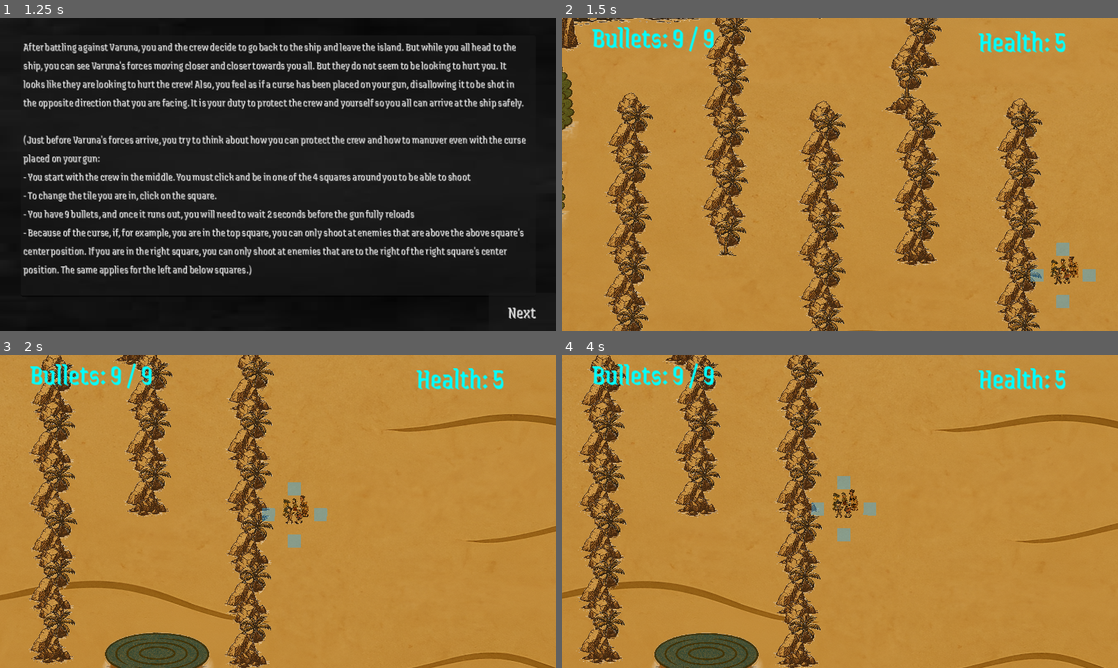
Above: before the commit, frames 1-4 (two rows, left to right).
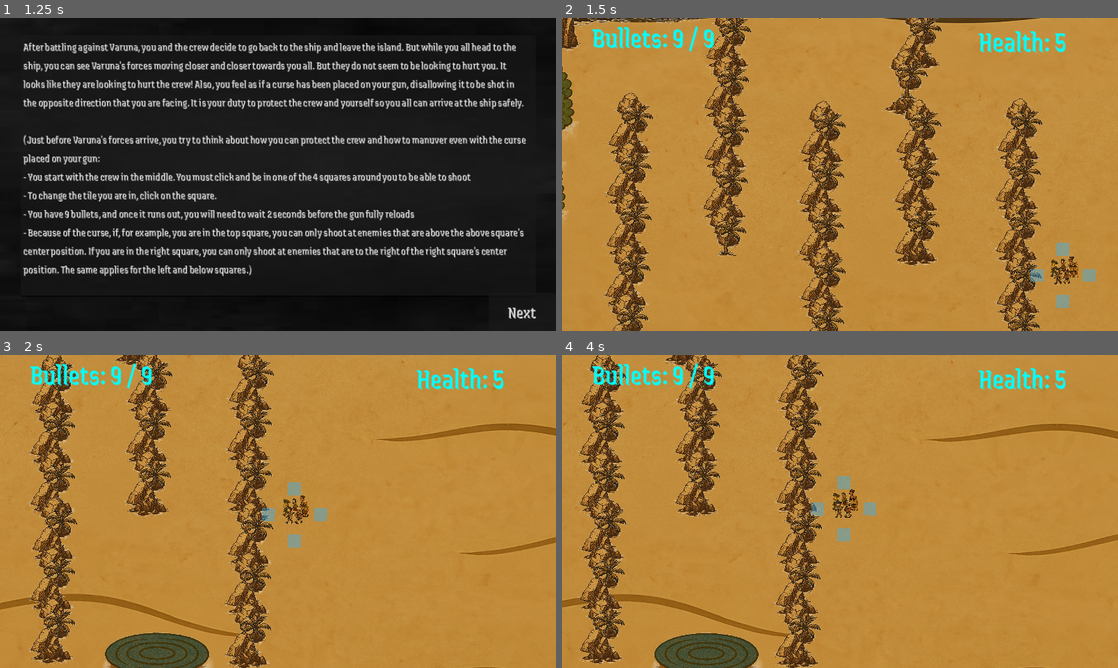
Above: after the commit, the same moments.

Repository: knandakumar25/PointAndClickRPGGame
Game: Godot game, scene res://main_menu.tscn
The game is run twice, just before and just after one commit, with the same random seed, the same clock (stepped at 60 frames per second) and the same inputs.
Inputs (mouse positions are in pixels of both pictures, inside the frame that each line leads up to):
- Up to frame 1 (1.25 s): click "Start" at 0.5 s
- Up to frame 2 (1.5 s): click "Next" at 1.25 s
- Up to frame 3 (2 s): no input
- Up to frame 4 (4 s): tap Enter (ui_accept) at 2, 2.27, 3.02 s; move the mouse to (856, 489) at 2.02 s; hold D (move_right) 2.03-2.78 s; click (856, 489) at 2.1 s; move the mouse to (890, 558) at 2.77 s; hold S (move_down) 2.78-3.53 s; click (890, 558) at 2.85 s; move the mouse to (862, 530) at 3.52 s; hold D (move_right) from 3.53 s (still down); click (862, 530) at 3.6 s

Frame 1 is identical in both runs. In frame 2, 0.4% of the frame differs, in the area x 4-86%, y 0-100%; in frame 3, 3.5%; in frame 4, 3.6%, in the area x 0-100%, y 2-100%.

Commit message:
submission version fr

Diff:
--- a/BeachScene1.tscn
+++ b/BeachScene1.tscn
@@ -35,7 +35,7 @@
 
 [sub_resource type="Curve2D" id="Curve2D_0uuj1"]
 _data = {
-"points": PackedVector2Array(0, 0, 0, 0, 1225, 566, 0, 0, 0, …(272 unchanged characters)… , 0, 0, 0, 0, -200, 573, 0, 0, 0, 0, -201, -127)
+"points": PackedVector2Array(0, 0, 0, 0, 1225, 566, 0, 0, 0, …(272 unchanged characters)… , 0, 0, 0, 0, -200, 573, 0, 0, 0, 0, -203, -45)
 }
 point_count = 16
 
@@ -144,10 +144,10 @@
 [node name="TextureRect" type="TextureRect" parent="."]
 visibility_layer = 2
 z_index = -2
-offset_left = -741.0
+offset_left = -846.0
 offset_top = -653.0
-offset_right = 11422.0
-offset_bottom = 7357.0
+offset_right = 11776.0
+offset_bottom = 7537.0
 scale = Vector2(0.228898, 0.210749)
 texture = ExtResource("1_7sgtb")
 
